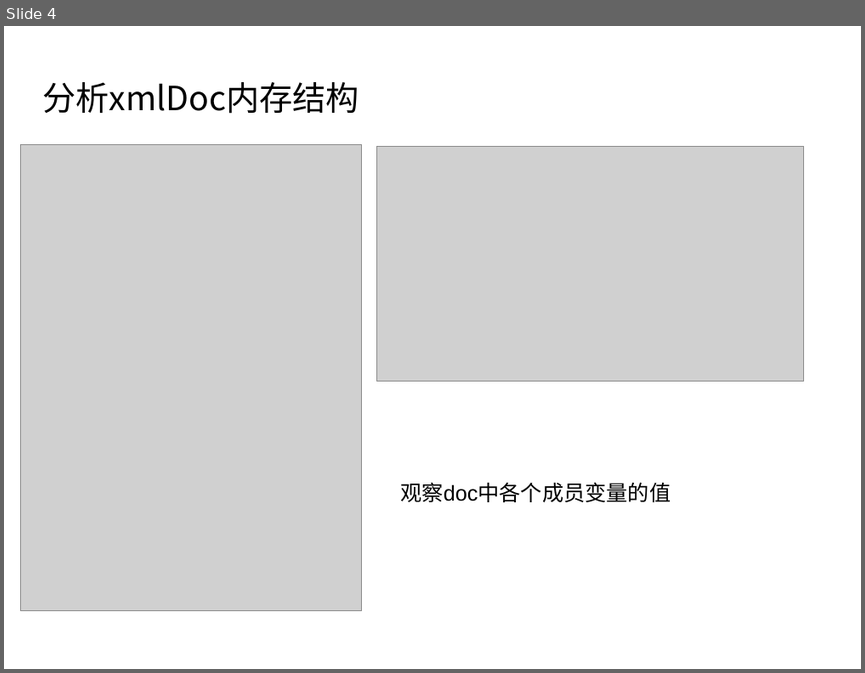
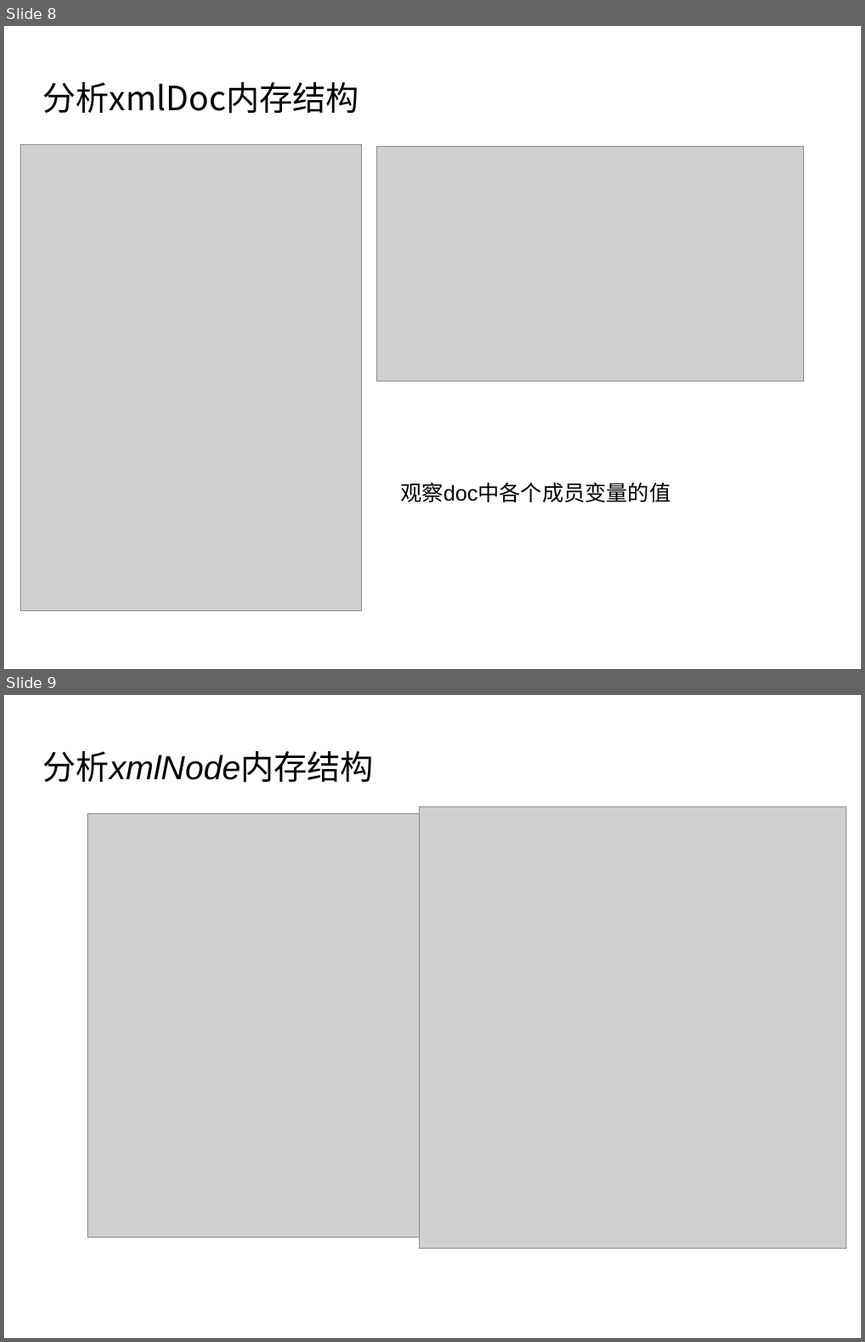
Before and after one commit to mir1128/GDBTraining, a slide deck: session2/Debugging Workshop 2.pptx. Shown one above the other, each under a label of ours: slide 4 before the commit, slides 8 and 9 after it. The pictures are 865x673 and 865x1342 pixels, drawn with LibreOffice and Linux fonts; fonts in the diff are those of the drawing; grey boxes stand for pictures. Boxes give left, top, right and bottom in pixels: in the first picture for what was removed or moved away, otherwise in the second. Text is boxed around its words. In the diff, an @@ line names an element or a change of style, - is before the commit and + after.

```diff
--- a/session2/Debugging Workshop 2.pptx
+++ b/session2/Debugging Workshop 2.pptx
@@ slide 9 added at <box>4,695,861,1338</box>, background #FFFFFF @@
@@ text added at <box>43,751,374,783</box>, 28 pt, text #000000, italic @@
+分析xmlNode内存结构
@@ picture added at <box>88,814,432,1237</box> @@
@@ picture added at <box>419,807,846,1247</box> @@
@@ what was slide 4 is now slide 8 @@
```
Also in this commit, not shown: 2 slides changed, 5 other slides added, 8 other files.
